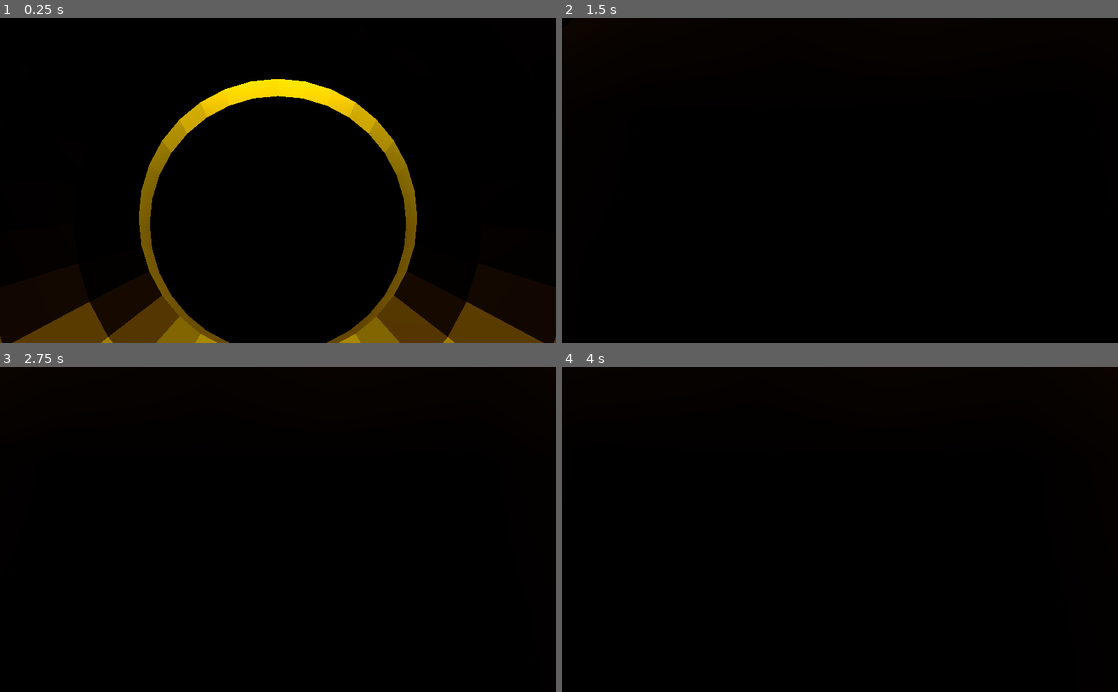
Above: before the commit, frames 1-4 (two rows, left to right).
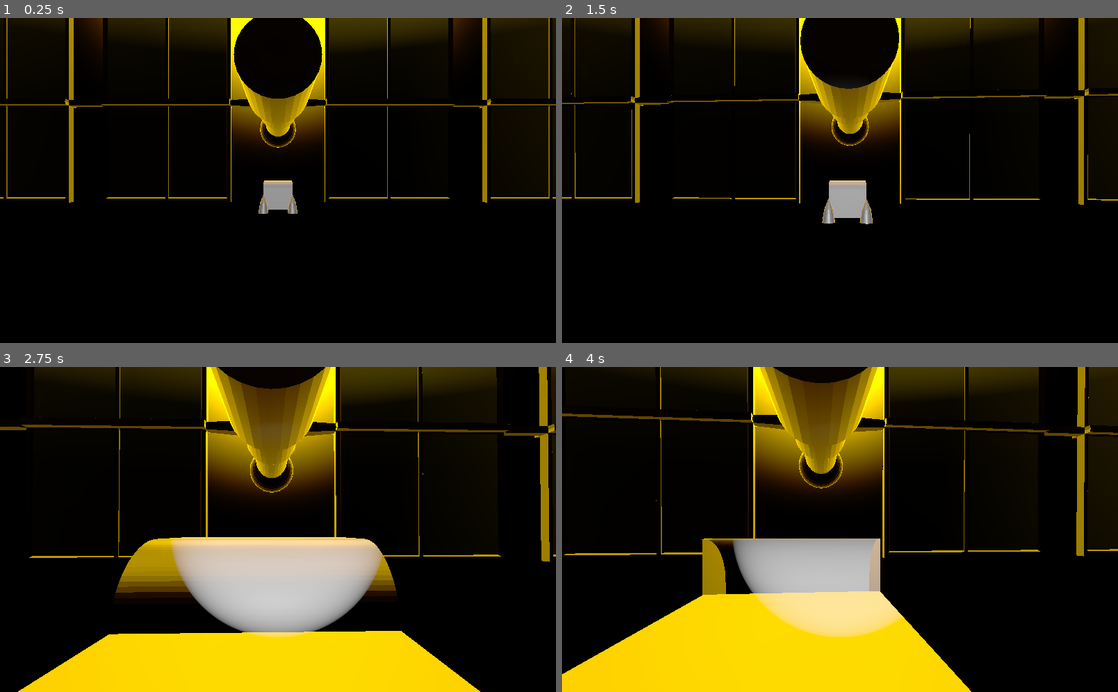
Above: after the commit, the same moments.

Repository: rcorre/wildjam-38
Game: Godot game, scene res://scenes/Space.tscn
Two runs of this game, one before a commit and one after it. Both use one fixed random seed, a clock stepped at 60 frames per second and the inputs below.
Inputs (mouse positions are in pixels of both pictures, inside the frame that each line leads up to):
- Up to frame 1 (0.25 s): no input
- Up to frame 2 (1.5 s): tap Enter at 0.5 s; move the mouse to (867, 180) at 0.52 s; hold W (forward) from 0.53 s (still down); move the mouse to (812, 180) at 1.27 s
- Up to frame 3 (2.75 s): keep holding W (forward); move the mouse to (289, 523) at 2.02 s
- Up to frame 4 (4 s): keep holding W (forward); move the mouse to (834, 536) at 2.77 s; move the mouse to (878, 532) at 3.52 s

The runs differ from the first frame. In frame 1, 19% of the frame differs, in the area x 0-100%, y 0-100%; in frame 2, 9.5%; in frame 3, 37%; in frame 4, 34%.

Commit message:
Give the player a light.

Diff:
--- a/scenes/Player.tscn
+++ b/scenes/Player.tscn
@@ -16,6 +16,12 @@
 [node name="Camera" type="Camera" parent="."]
 transform = Transform( 1, 0, 0, 0, 1, 0, 0, 0, 1, 0, 1, 0 )
 
+[node name="SpotLight" type="SpotLight" parent="Camera"]
+spot_range = 40.0
+spot_attenuation = 3.03143
+spot_angle = 25.0
+spot_angle_attenuation = 3.73214
+
 [node name="InteractRay" type="RayCast" parent="."]
 enabled = true
 cast_to = Vector3( 0, 0, -5 )
--- a/scenes/Space.tscn
+++ b/scenes/Space.tscn
@@ -12,4 +12,4 @@
 [node name="Player" parent="." instance=ExtResource( 2 )]
 
 [node name="Sattelite" parent="." instance=ExtResource( 3 )]
-transform = Transform( -1, 0, -8.74228e-08, 0, 1, 0, 8.74228e-08, 0, -1, 0, 0, 32 )
+transform = Transform( -1, 0, -8.74228e-08, 0, 1, 0, 8.74228e-08, 0, -1, 0, 20, -54 )
